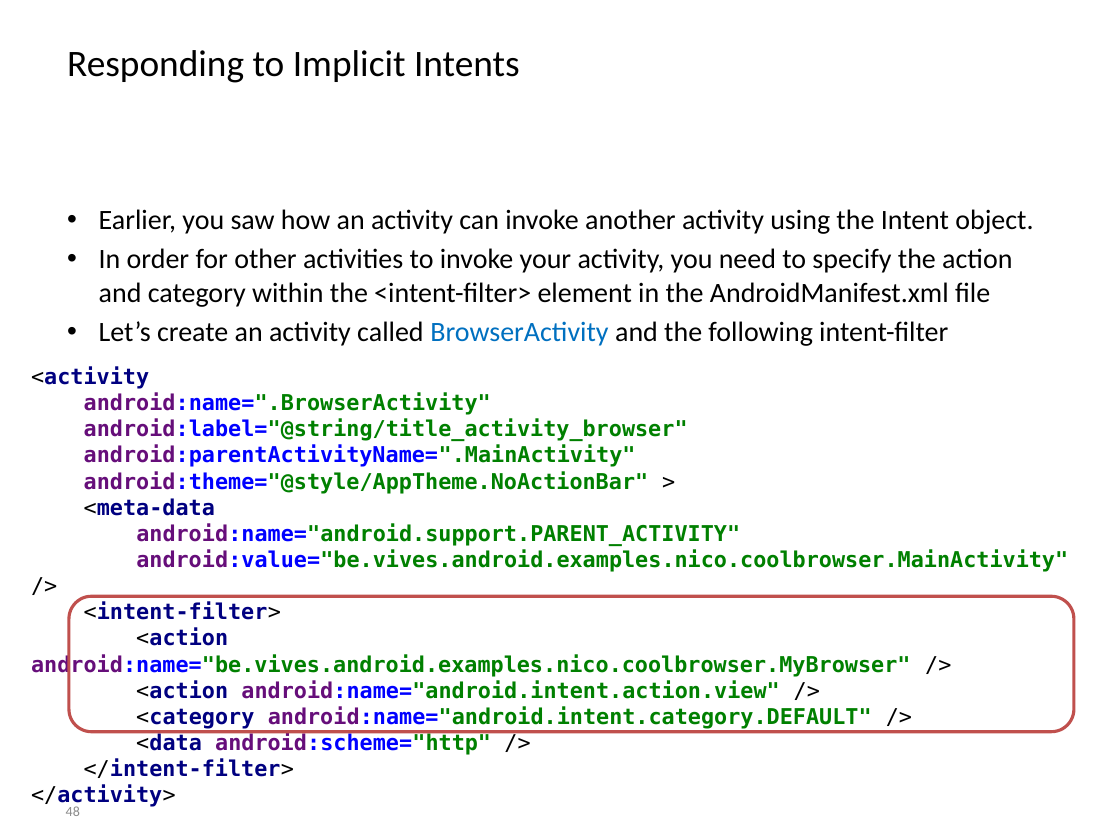
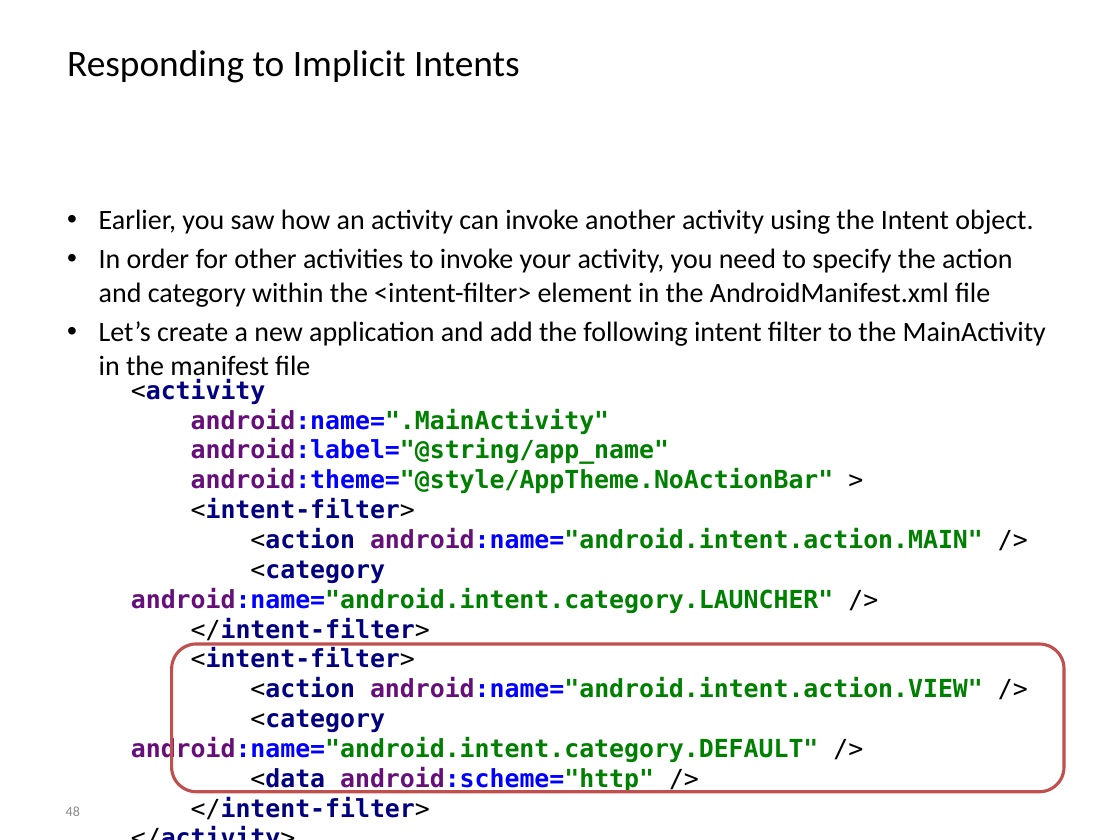
Before and after one commit to BioBoost/android_development_course, a slide deck: slide 48 of slides/chapter2_activities_fragments_intents.pptx. Drawn at 1120x840 pixels with LibreOffice and Linux fonts; fonts in the diff are those of the drawing; background and template pictures are left out. Boxes give left, top, right and bottom in pixels: in the first picture for what was removed or moved away, otherwise in the second. Text is boxed around its words. In the diff, an @@ line names an element or a change of style, - is before the commit and + after.

Commit message:
Fix browser example

```diff
--- a/slides/chapter2_activities_fragments_intents.pptx
+++ b/slides/chapter2_activities_fragments_intents.pptx
@@ text at [99, 321, 1046, 382]: text changed @@
-• Let’s create an activity called BrowserActivity and the following intent-filter
+• Let’s create a new application and add the following intent filter to the MainActivity in the manifest file
@@ text at [131, 378, 983, 820]: text changed; size 14 to 16 pt @@
-<activity
-android:name=".BrowserActivity"
-android:label="@string/title_activity_browser"
-android:parentActivityName=".MainActivity"
-android:theme="@style/AppTheme.NoActionBar" >
-<meta-data
-android:name="android.support.PARENT_ACTIVITY"
-android:value="be.vives.android.examples.nico.coolbrowser.MainActivity" />
-<intent-filter>
-<action android:name="be.vives.android.examples.nico.coolbrowser.MyBrowser" />
-<action android:name="android.intent.action.view" />
-<category android:name="android.intent.category.DEFAULT" />
-<data android:scheme="http" />
-</intent-filter>
-</activity>
+<activity
+android:name=".MainActivity"
+android:label="@string/app_name"
+android:theme="@style/AppTheme.NoActionBar" >
+<intent-filter>
+<action android:name="android.intent.action.MAIN" />
+<category android:name="android.intent.category.LAUNCHER" />
+</intent-filter>
+<intent-filter>
+<action android:name="android.intent.action.VIEW" />
+<category android:name="android.intent.category.DEFAULT" />
+<data android:scheme="http" />
+</intent-filter>
+</activity>
@@ rounded rectangle: place and size @@
-rounded rectangle at [69, 596, 1074, 731]
+rounded rectangle at [171, 644, 1064, 792]
```
Also in this commit, not shown: 4 other slides changed, 1 slide added, 33 other files.
